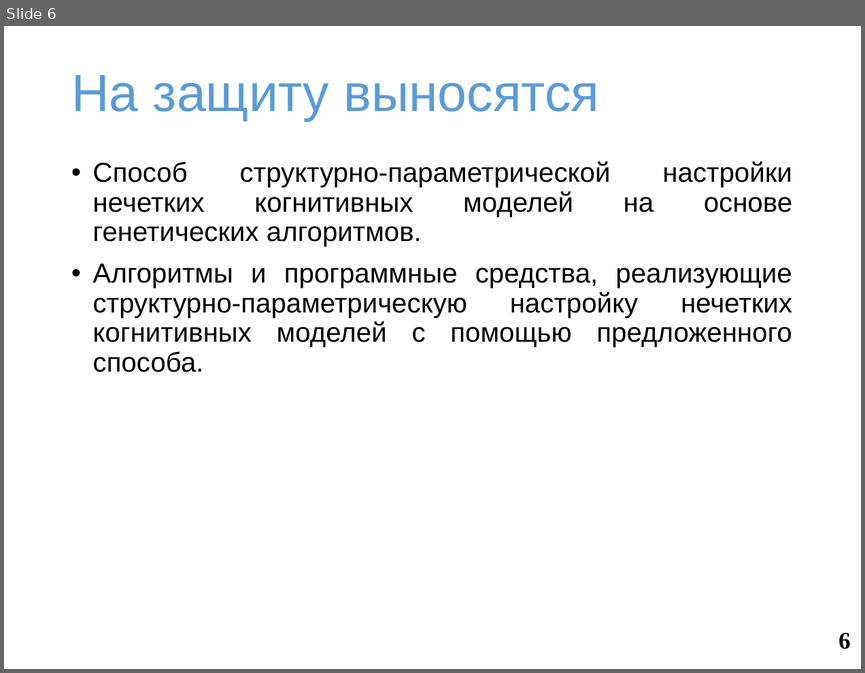
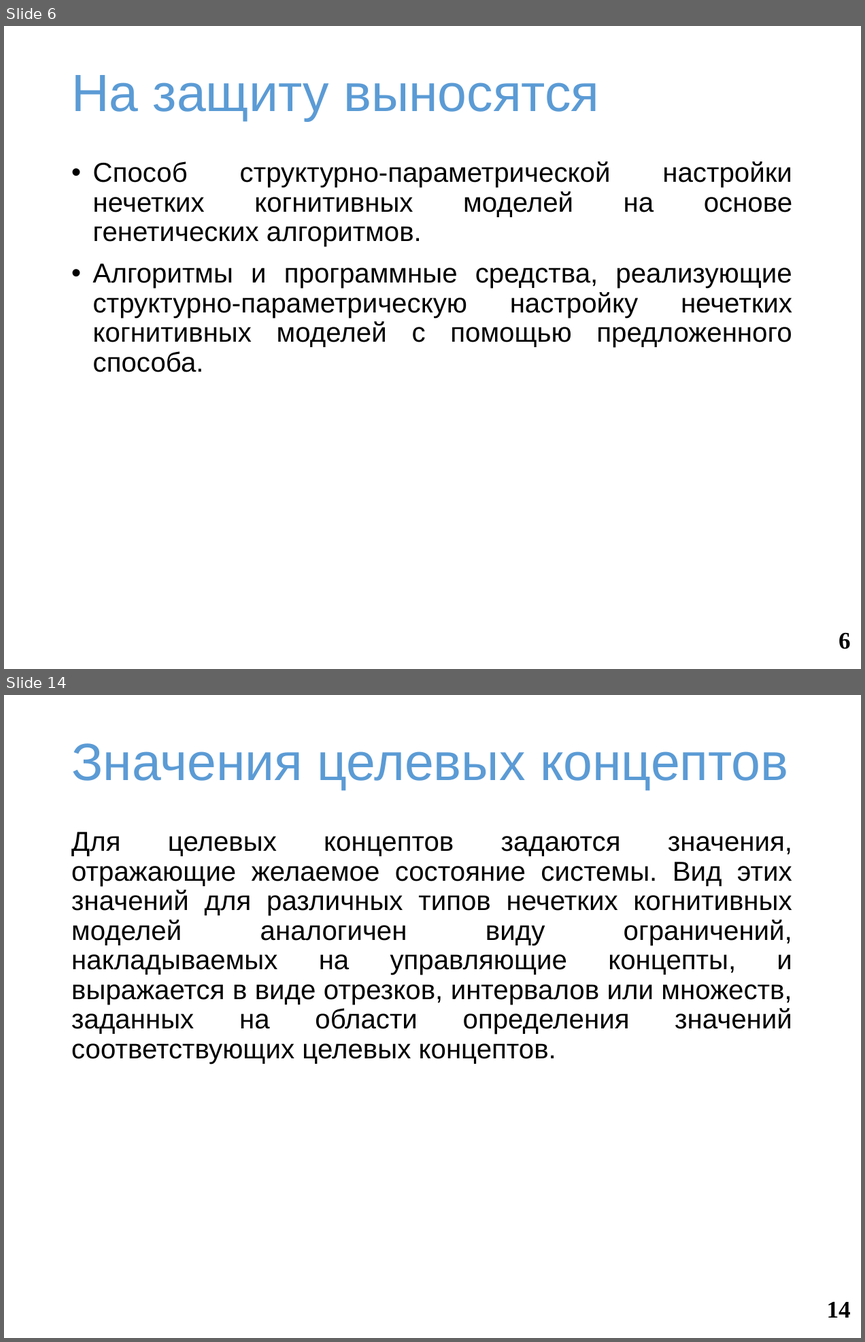
Before and after one commit to SquakR/fuzzy_cognitive_model, a slide deck: docs/presentation.pptx. Shown one above the other, each under a label of ours: slide 6 before the commit, slides 6 and 14 after it; the slides between them are not shown. The pictures are 865x673 and 865x1342 pixels, drawn with LibreOffice and Linux fonts; fonts in the diff are those of the drawing; background and template pictures are left out. Boxes give left, top, right and bottom in pixels: in the first picture for what was removed or moved away, otherwise in the second. Text is boxed around its words. In the diff, an @@ line names an element or a change of style, - is before the commit and + after.

```diff
--- a/docs/presentation.pptx
+++ b/docs/presentation.pptx
@@ slide 14 added at (4,695,861,1338), background #FFFFFF @@
@@ title added at (71,743,789,790), 44 pt, text #5B9BD5 @@
+Значения целевых концептов
@@ text added at (71,832,792,1064), 23 pt, text #000000 @@
+Для целевых концептов задаются значения, отражающие желаемое состояние системы. Вид этих значений для различных типов нечетких когнитивных моделей аналогичен виду ограничений, накладываемых на управляющие концепты, и выражается в виде отрезков, интервалов или множеств, заданных на области определения значений соответствующих целевых концептов.
@@ page number added at (827,1302,851,1317), 20 pt, text #000000, bold @@
+14
```
Also in this commit, not shown: 3 slides changed, 24 other slides added, 2 other files.
